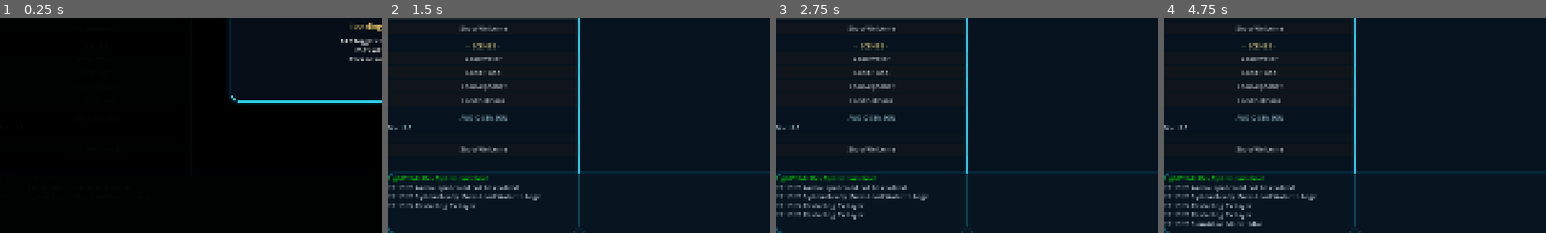
Above: before the commit, frames 1-4 (left to right).
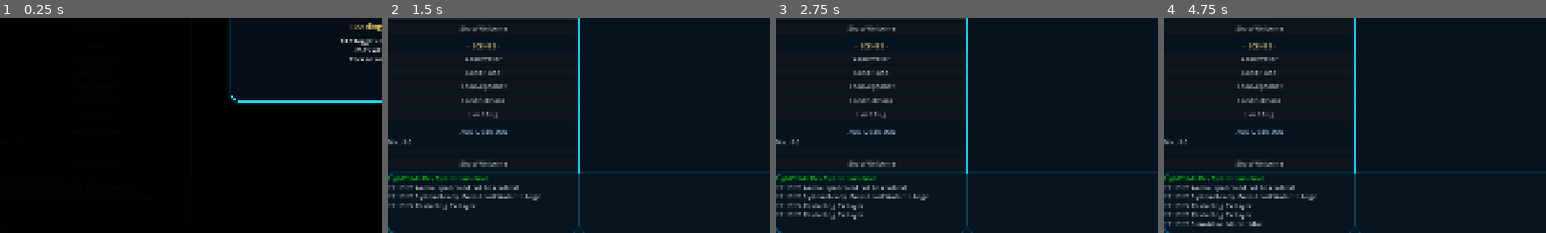
Above: after the commit, the same moments.

Repository: Illusiontechnique/LightTable
Game: Godot game, scene res://scenes/main.tscn
Two runs of this game, one before a commit and one after it. Both use one fixed random seed, a clock stepped at 60 frames per second and the inputs below.
Inputs:
- Up to frame 1 (0.25 s): no input
- Up to frame 2 (1.5 s): click "Restart CV Layer" at 0.5 s; click "Restart CV Layer" at 1.25 s
- Up to frame 3 (2.75 s): click "Restart CV Layer" at 2 s
- Up to frame 4 (4.75 s): click "Mouse Simulation" at 2.75 s; click "Show Welcome" at 3.5 s; click "Show Welcome" at 4.25 s
The pictures show only the part of the screen within x 0-50%, y 50-100%; the shares and areas given below are measured in that part.

The runs differ from the first frame. In frame 2, 1.2% of the frame differs, in the area x 0-32%, y 43-70%; in frame 3, 1.2%; in frame 4, 1.2%.
Error before the commit: Invalid access to property or key 'socket' on a base object of type 'Node (osc_receiver.gd)'. (res://scripts/main.gd:297)
Error after the commit: Invalid access to property or key 'socket' on a base object of type 'Node (osc_receiver.gd)'. (res://scripts/main.gd:298)

Commit message:
Enhance piano scene with audio setup, key interactions, and add bug scene
Co-authored-by: Copilot <copilot@github.com>

Diff:
--- /dev/null
+++ b/visual_layer/scripts/content/bug_scene.gd
@@ -0,0 +1,176 @@
+extends Node2D
+
+var audio_level := 0.0
+var bug_x := 140.0
+var bug_y := 790.0
+var travel_left := 120.0
+var travel_right := 1800.0
+
+var bug_root: Node2D
+var bug_body: Polygon2D
+var bug_head: Polygon2D
+var bug_track: Line2D
+var status_label: Label
+var background_layers: Array = []
+var star_nodes: Array = []
+
+func _ready():
+	add_stage()
+	build_parallax()
+	build_track()
+	build_bug()
+	add_caption()
+
+func add_stage():
+	var bg = ColorRect.new()
+	bg.color = Color(0.01, 0.02, 0.03, 1.0)
+	bg.set_anchors_and_offsets_preset(Control.PRESET_FULL_RECT)
+	add_child(bg)
+
+	var moon = Polygon2D.new()
+	moon.color = Color(0.15, 0.3, 0.42, 0.18)
+	moon.polygon = build_circle_polygon(110.0, 36)
+	moon.position = Vector2(1560, 150)
+	add_child(moon)
+
+	var title = Label.new()
+	title.text = "BUG WALK / RUN"
+	title.add_theme_font_size_override("font_size", 34)
+	title.modulate = Color(0.55, 0.95, 1.0)
+	title.position = Vector2(24, 18)
+	add_child(title)
+
+func add_caption():
+	status_label = Label.new()
+	status_label.text = "Speak to make the bug run"
+	status_label.add_theme_font_size_override("font_size", 18)
+	status_label.modulate = Color(1.0, 0.86, 0.35)
+	status_label.position = Vector2(24, 58)
+	add_child(status_label)
+
+func build_parallax():
+	for i in range(16):
+		var star = ColorRect.new()
+		star.size = Vector2(2 + randi() % 4, 2 + randi() % 4)
+		star.color = Color(0.55, 0.9, 1.0, 0.2 + randf() * 0.4)
+		star.position = Vector2(randf_range(0, 1920), randf_range(40, 320))
+		add_child(star)
+		star_nodes.append({"node": star, "speed": randf_range(4.0, 18.0), "base_y": star.position.y, "phase": randf_range(0.0, TAU)})
+
+	for i in range(4):
+		var hill = Polygon2D.new()
+		hill.color = Color(0.03 + i * 0.02, 0.04 + i * 0.02, 0.08 + i * 0.03, 1.0)
+		hill.polygon = PackedVector2Array([
+			Vector2(-260, 1080), Vector2(0, 720 - i * 26), Vector2(220, 1080)
+		])
+		hill.position = Vector2(i * 520.0 - 260.0, 0)
+		add_child(hill)
+		background_layers.append({"node": hill, "speed": 18.0 + i * 8.0, "base_y": 0.0})
+
+func build_track():
+	bug_track = Line2D.new()
+	bug_track.width = 5.0
+	bug_track.default_color = Color(0.2, 0.95, 1.0, 0.55)
+	bug_track.add_point(Vector2(travel_left, bug_y + 30))
+	bug_track.add_point(Vector2(travel_right, bug_y + 30))
+	add_child(bug_track)
+
+func build_bug():
+	bug_root = Node2D.new()
+	bug_root.position = Vector2(bug_x, bug_y)
+	add_child(bug_root)
+
+	bug_body = Polygon2D.new()
+	bug_body.color = Color(0.2, 1.0, 0.55)
+	bug_body.polygon = build_oval_polygon(34, 18, 24)
+	bug_root.add_child(bug_body)
+
+	bug_head = Polygon2D.new()
+	bug_head.color = Color(0.95, 0.97, 1.0)
+	bug_head.modulate = Color(1, 1, 1, 0.92)
+	bug_head.polygon = build_oval_polygon(12, 10, 20)
+	bug_head.position = Vector2(38, -1)
+	bug_root.add_child(bug_head)
+
+	var glow = Polygon2D.new()
+	glow.color = Color(0.2, 1.0, 0.9, 0.25)
+	glow.polygon = build_oval_polygon(48, 26, 24)
+	glow.position = Vector2(-2, 0)
+	bug_root.add_child(glow)
+
+	for side in [-1, 1]:
+		for leg_index in range(3):
+			var leg = Line2D.new()
+			leg.width = 3.0
+			leg.default_color = Color(0.86, 1.0, 0.96, 0.8)
+			var x_offset = -12 + leg_index * 10
+			var y_offset = -6 + leg_index * 7
+			leg.add_point(Vector2(x_offset, y_offset))
+			leg.add_point(Vector2(x_offset + side * 20, y_offset + 16))
+			leg.add_point(Vector2(x_offset + side * 32, y_offset + 26))
+			bug_root.add_child(leg)
+
+	var antenna_left = Line2D.new()
+	antenna_left.width = 2.0
+	antenna_left.default_color = Color(0.9, 1.0, 1.0, 0.65)
+	antenna_left.add_point(Vector2(42, -4))
+	antenna_left.add_point(Vector2(56, -22))
+	antenna_left.add_point(Vector2(66, -20))
+	bug_root.add_child(antenna_left)
+
+	var antenna_right = Line2D.new()
+	antenna_right.width = 2.0
+	antenna_right.default_color = Color(0.9, 1.0, 1.0, 0.65)
+	antenna_right.add_point(Vector2(42, 4))
+	antenna_right.add_point(Vector2(56, 22))
+	antenna_right.add_point(Vector2(66, 20))
+	bug_root.add_child(antenna_right)
+
+func set_audio_level(level: float):
+	audio_level = clamp(level, 0.0, 1.0)
+
+func _process(delta):
+	var t = Time.get_ticks_msec() / 1000.0
+	var pace = lerp(34.0, 280.0, pow(audio_level, 1.15))
+	bug_x += pace * delta
+	if bug_x > travel_right:
+		bug_x = travel_left
+
+	bug_root.position = Vector2(bug_x, bug_y + sin(t * 3.4) * 2.0)
+	bug_root.rotation = sin(t * 0.8) * 0.02
+
+	var gait = lerp(1.1, 5.4, audio_level)
+	bug_body.scale = Vector2(1.0 + sin(t * gait) * 0.06, 1.0 - sin(t * gait) * 0.03)
+	bug_head.scale = Vector2(1.0 + sin(t * gait * 1.2) * 0.04, 1.0 - sin(t * gait * 1.2) * 0.02)
+
+	for child in bug_root.get_children():
+		if child is Line2D and child.width >= 3.0:
+			child.rotation = sin(t * gait * 1.2 + child.get_index()) * 0.42
+		elif child is Line2D:
+			child.rotation = sin(t * gait * 0.7) * 0.18
+
+	for star in star_nodes:
+		var node = star.node
+		node.position.x -= star.speed * delta * (0.8 + audio_level * 0.8)
+		node.position.y = star.base_y + sin(t * 0.5 + star.phase) * 3.0
+		if node.position.x < -40:
+			node.position.x = 1960
+
+	for layer in background_layers:
+		var node = layer.node
+		node.position.x -= layer.speed * delta * (0.45 + audio_level * 0.4)
+		if node.position.x < -520:
+			node.position.x += 2080
+
+	if status_label:
+		status_label.text = "RUN" if audio_level > 0.38 else "WALK"
+
+func build_oval_polygon(radius_x: float, radius_y: float, points_count: int) -> PackedVector2Array:
+	var points = PackedVector2Array()
+	for i in range(points_count):
+		var angle = TAU * float(i) / float(points_count)
+		points.append(Vector2(cos(angle) * radius_x, sin(angle) * radius_y))
+	return points
+
+func build_circle_polygon(radius: float, points_count: int) -> PackedVector2Array:
+	return build_oval_polygon(radius, radius, points_count)
--- a/visual_layer/scripts/content/piano_scene.gd
+++ b/visual_layer/scripts/content/piano_scene.gd
@@ -18,50 +18,142 @@
 	var title = Label.new()
 	title.text = "PIANO / TOUCH KEYS"
 	title.add_theme_font_size_override("font_size", 34)
+	const SAMPLE_RATE := 44100.0
+	const NOTE_DURATION := 0.36
+
+	var note_frequencies = [261.63, 277.18, 293.66, 311.13, 329.63, 349.23, 369.99, 392.00, 415.30, 440.00, 466.16, 493.88]
+	var note_names = ["C", "C#", "D", "D#", "E", "F", "F#", "G", "G#", "A", "A#", "B"]
+	var key_nodes: Array = []
+	var key_states: Array = []
+	var voices: Array = []
+
 	title.modulate = Color(0.95, 0.95, 1.0)
+		add_stage()
 	title.position = Vector2(24, 18)
+		setup_audio()
+
+	func add_stage():
+		var backdrop = ColorRect.new()
+		backdrop.color = Color(0.02, 0.02, 0.04, 1.0)
+		backdrop.set_anchors_and_offsets_preset(Control.PRESET_FULL_RECT)
+		add_child(backdrop)
+		move_child(backdrop, 0)
+
+		var title = Label.new()
+		title.text = "PIANO / SYNTH KEYS"
+		title.add_theme_font_size_override("font_size", 34)
+		title.modulate = Color(0.9, 0.95, 1.0)
+		title.position = Vector2(24, 18)
+		add_child(title)
+
+		var subtitle = Label.new()
+		subtitle.text = "Tap the keys with your hand or mouse"
+		subtitle.add_theme_font_size_override("font_size", 15)
+		subtitle.modulate = Color(0.8, 0.9, 1.0, 0.8)
+		subtitle.position = Vector2(24, 56)
+		add_child(subtitle)
 	add_child(title)
 
 func setup_piano():
 	# Create white keys
 	for i in range(white_keys):
 		var key = ColorRect.new()
-		key.name = "Key_" + str(i)
-		key.size = Vector2(key_width - 2, 400)
-		key.position = Vector2(i * key_width, 200)
+			key.size = Vector2(key_width - 6, 420)
+			key.position = Vector2(80 + i * key_width, 250)
+			key.color = Color(0.92, 0.92, 0.96)
 		key.color = Color.WHITE
+			key_nodes.append(key)
+			key_states.append(false)
 		add_child(key)
 
 		# Add a label for the note
-		var label = Label.new()
+			label.text = note_names[i]
 		label.text = get_note_name(i)
-		label.horizontal_alignment = HORIZONTAL_ALIGNMENT_CENTER
+			label.position = Vector2(0, 365)
 		label.position = Vector2(0, 350)
 		label.size = Vector2(key_width, 30)
 		label.modulate = Color.BLACK
+
+	func setup_audio():
+		for i in range(note_frequencies.size()):
+			var player = AudioStreamPlayer.new()
+			var stream = AudioStreamGenerator.new()
+			stream.mix_rate = SAMPLE_RATE
+			stream.buffer_length = 0.2
+			player.stream = stream
+			player.volume_db = -10.0
+			add_child(player)
+			player.play()
+
+			voices.append({
+				"player": player,
+				"playback": player.get_stream_playback() as AudioStreamGeneratorPlayback,
+				"freq": note_frequencies[i],
+				"phase": 0.0,
+				"remaining": 0.0,
+				"envelope": 0.0
+			})
 		key.add_child(label)
 
 func _process(_delta):
 	# Check interactions from the main script (via parent or global)
-	# For now, we'll assume the main script passes interactions down or we check the 'Interactions' container
+		var interactions = get_parent().get_node_or_null("Interactions")
 	var interactions = get_parent().get_node("Interactions")
 	if not interactions: return
+		for i in range(key_nodes.size()):
+			var key = key_nodes[i]
+			var pressed = false
+			for touch in interactions.get_children():
+				if key.get_global_rect().has_point(touch.global_position):
+					pressed = true
+					break
 
-	for key in get_children():
-		if not key is ColorRect: continue
+			if pressed and not key_states[i]:
+				trigger_note(i)
+			key_states[i] = pressed
+			key.color = Color(0.18, 0.86, 1.0) if pressed else Color(0.92, 0.92, 0.96)
 
-		var pressed = false
-		for touch in interactions.get_children():
-			if key.get_global_rect().has_point(touch.global_position):
-				pressed = true
-				break
+		update_audio()
 
-		if pressed:
-			key.color = Color.AQUAMARINE
-			# In a real app, we'd trigger an AudioStreamPlayer here
-		else:
-			key.color = Color.WHITE
+	func trigger_note(index: int):
+		var voice = voices[index]
+		voice.remaining = NOTE_DURATION
+		voice.envelope = 1.0
+		voice.phase = 0.0
+		voices[index] = voice
 
-func get_note_name(index):
-	var notes = ["C", "D", "E", "F", "G", "A", "B"]
+	func update_audio():
+		for i in range(voices.size()):
+			var voice = voices[i]
+			var playback: AudioStreamGeneratorPlayback = voice.playback
+			if playback == null:
+				continue
+
+			var frames_to_push = mini(playback.get_frames_available(), 512)
+			for _frame in range(frames_to_push):
+				var env = 0.0
+				if voice.remaining > 0.0:
+					voice.remaining -= 1.0 / SAMPLE_RATE
+					var note_progress = clamp(1.0 - (voice.remaining / NOTE_DURATION), 0.0, 1.0)
+					env = pow(1.0 - note_progress, 1.7)
+					if env < 0.02:
+						env = 0.02
+				else:
+					voice.envelope = move_toward(voice.envelope, 0.0, 0.03)
+					env = voice.envelope
+
+				var sample = piano_sample(voice.phase, voice.freq, env)
+				playback.push_frame(Vector2(sample, sample))
+				voice.phase += TAU * voice.freq / SAMPLE_RATE
+				if voice.phase > TAU:
+					voice.phase -= TAU
+
+			voices[i] = voice
+
+	func piano_sample(phase: float, freq: float, env: float) -> float:
+		var fundamental = sin(phase)
+		var second = sin(phase * 2.0) * 0.35
+		var third = sin(phase * 3.0) * 0.18
+		var attack = exp(-fmod(Time.get_ticks_msec() / 1000.0 * freq, 1.0) * 2.0)
+		return (fundamental * 0.65 + second + third) * env * 0.18 * attack
 	return notes[index % 7] + str(4 + index / 7)
--- a/visual_layer/scripts/main.gd
+++ b/visual_layer/scripts/main.gd
@@ -268,7 +268,8 @@
 		"Water": "res://scripts/content/water_scene.gd",
 		"Piano": "res://scripts/content/piano_scene.gd",
 		"Alphabet": "res://scripts/content/alphabet_puzzle.gd",
-		"Balloons": "res://scripts/content/balloons_scene.gd"
+		"Balloons": "res://scripts/content/balloons_scene.gd",
+		"Bug": "res://scripts/content/bug_scene.gd"
 	}
 
 	for s_name in scenes:
